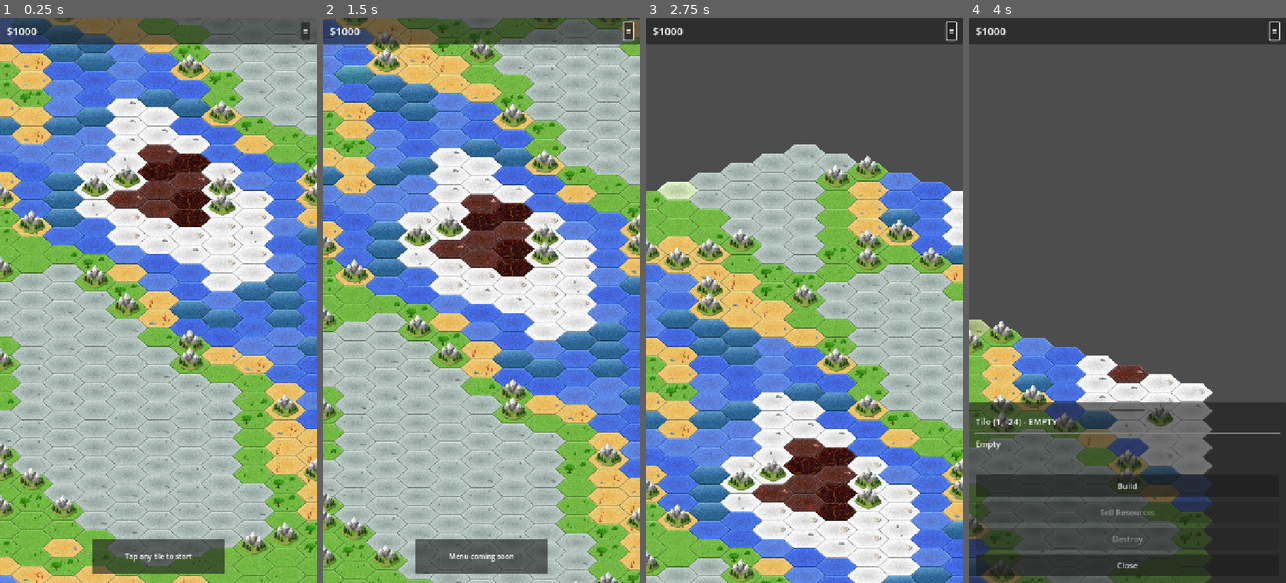
Above: before the commit, frames 1-4 (left to right).
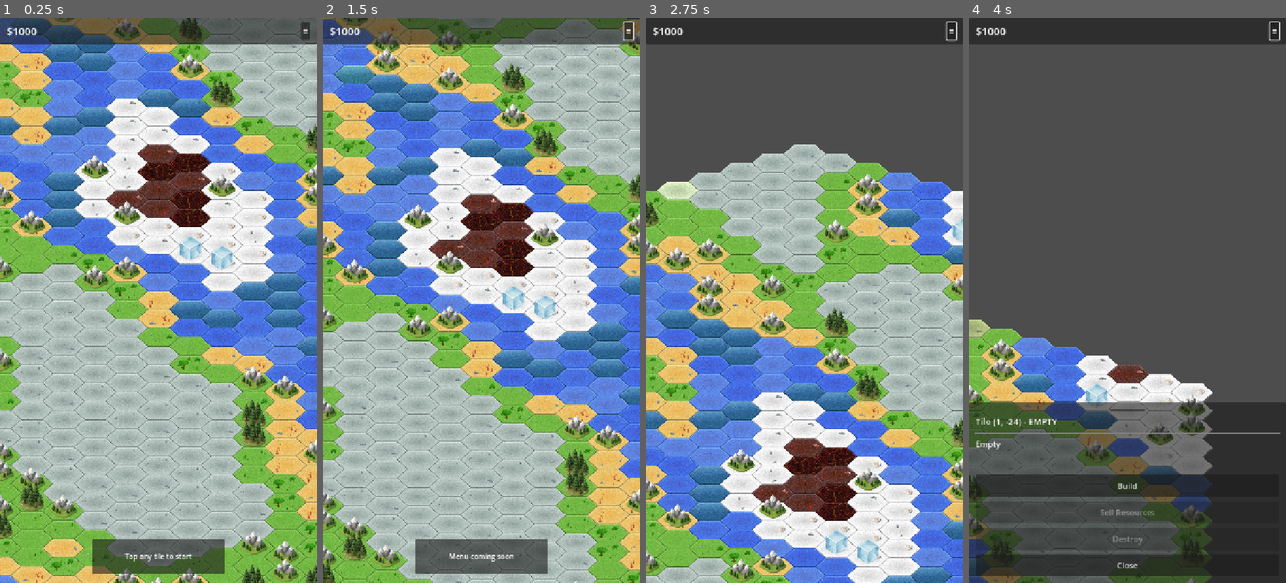
Above: after the commit, the same moments.

Repository: EKLY/game.idledot
Game: Godot game, scene res://scenes/main.tscn
The game is run twice, just before and just after one commit, with the same random seed, the same clock (stepped at 60 frames per second) and the same inputs.
Inputs (mouse positions are in pixels of both pictures, inside the frame that each line leads up to):
- Up to frame 1 (0.25 s): no input
- Up to frame 2 (1.5 s): click "≡" at 0.5 s; tap Enter at 1.25 s; drag from (354, 23) to (354, 170) at 1.27 s
- Up to frame 3 (2.75 s): tap Space at 2 s; drag from (677, 46) to (677, 193) at 2.02 s
- Up to frame 4 (4 s): move the mouse to (1000, 210) at 2.77 s; hold Right (ui_right) 2.78-3.5 s; click (1000, 210) at 2.92 s; drag from (975, 164) to (975, 328) at 3.52 s

The runs differ from the first frame. In frame 1, 5.9% of the frame differs, in the area x 0-100%, y 0-100%; in frame 2, 5.5%; in frame 3, 5.4%; in frame 4, 3.0%.

Commit message:
remove unused texture import files and add assets for fishing ice building

Diff:
--- a/autoload/buildings.gd
+++ b/autoload/buildings.gd
@@ -4,46 +4,48 @@
 # Contains all building types, costs, requirements, and properties
 
 enum TerrainType {
-	EMPTY,    # Gray
-	FIELD,    # Green (เดิมคือ FARMLAND)
-	SAND,     # Yellow (เดิมคือ DESERT)
-	WATER,    # Blue
-	SNOW,     # White
-	VOLCANIC  # Red (พื้นที่ลาวา/ความร้อนจากใต้ดิน)
+	EMPTY,    # Gray , พื้นที่ว่างเปล่า
+	FIELD,    # Green , พื้นที่ทุ่งหญ้า
+	SAND,     # Yellow , พื้นที่ทะเลทราย
+	WATER,    # Blue , พื้นที่ทะเล
+	SNOW,     # White , พื้นที่หิมะ ความเย็น
+	VOLCANIC  # Red , พื้นที่ลาวา ความร้อน
 }
 
 # Objects that spawn on terrain (pre-placed for player to build on)
 const STRUCTURES: Dictionary[Variant, Variant] = {
 	"mountain": {
 		"name": "Mountain",
+		"description": "Rich mineral deposit",
 		"buildable": ["iron_mine", "copper_mine", "gold_mine", "coal_mine"],
 		"spawn_chance": {
-			TerrainType.FIELD: 0.15,  # 15% chance on FIELD
-			TerrainType.SAND: 0.25,   # 25% chance on SAND
-			TerrainType.SNOW: 0.10,   # 10% chance on SNOW
-		},
-		"description": "Rich mineral deposit"
-	},
-	"mountain_mine": {
-		"name": "Mountain with Mine",
-		"buildable": [],  # Cannot build on this (already has mine entrance)
-		"spawn_chance": {},  # Does not spawn naturally
-		"description": "Mountain with visible mine entrance"
-	},
-	"tree": {
+			TerrainType.FIELD: 0.15,
+			TerrainType.SAND: 0.25,
+			TerrainType.SNOW: 0.10,
+		},
+	},
+	"rock_ice": {
+		"name": "Ice Rock",
+		"description": "Stone deposits",
+		"buildable": ["quarry"],
+		"spawn_chance": {
+			TerrainType.SNOW: 0.15,
+		},
+	},
+	"forest_deep": {
 		"name": "Tree",
+		"description": "Harvestable trees",
 		"buildable": ["lumber_mill"],
 		"spawn_chance": {
-			TerrainType.FIELD: 0.20,  # 20% chance on FIELD
-		},
-		"description": "Harvestable trees"
+			TerrainType.FIELD: 0.05,
+		},
 	},
 	"rock": {
 		"name": "Rock Formation",
 		"buildable": ["quarry"],
 		"spawn_chance": {
-			TerrainType.SAND: 0.15,   # 15% chance on SAND
-			TerrainType.EMPTY: 0.05,  # 5% chance on EMPTY
+			TerrainType.SAND: 0.15,
+			TerrainType.EMPTY: 0.05,
 		},
 		"description": "Stone deposits"
 	},
--- a/project.godot
+++ b/project.godot
@@ -25,9 +25,7 @@
 
 window/size/viewport_width=720
 window/size/viewport_height=1280
-window/size/mode=2
 window/stretch/mode="canvas_items"
-window/stretch/aspect="expand"
 window/handheld/orientation=1
 
 [input_devices]
Binary file added: assets/sprites/building_fishing_ice.png
Not shown, changed: assets/sprites/building_fishing_ice.png.import
Not shown, added: ~develop/.gdignore
Not shown, removed: ~develop/grid_tile.png.import
Not shown, removed: ~develop/object/beach_coral.png.import
Not shown, removed: ~develop/object/building_furture.png.import
Not shown, removed: ~develop/object/building_slider.png.import
Not shown, removed: ~develop/object/factory.png.import
Not shown, removed: ~develop/object/factory_chimney.png.import
Not shown, removed: ~develop/object/farm.png.import
Not shown, removed: ~develop/object/farm_wheat.png.import
Binary file added: ~develop/object/fishing_ice.png
(and 15 more such lines)
